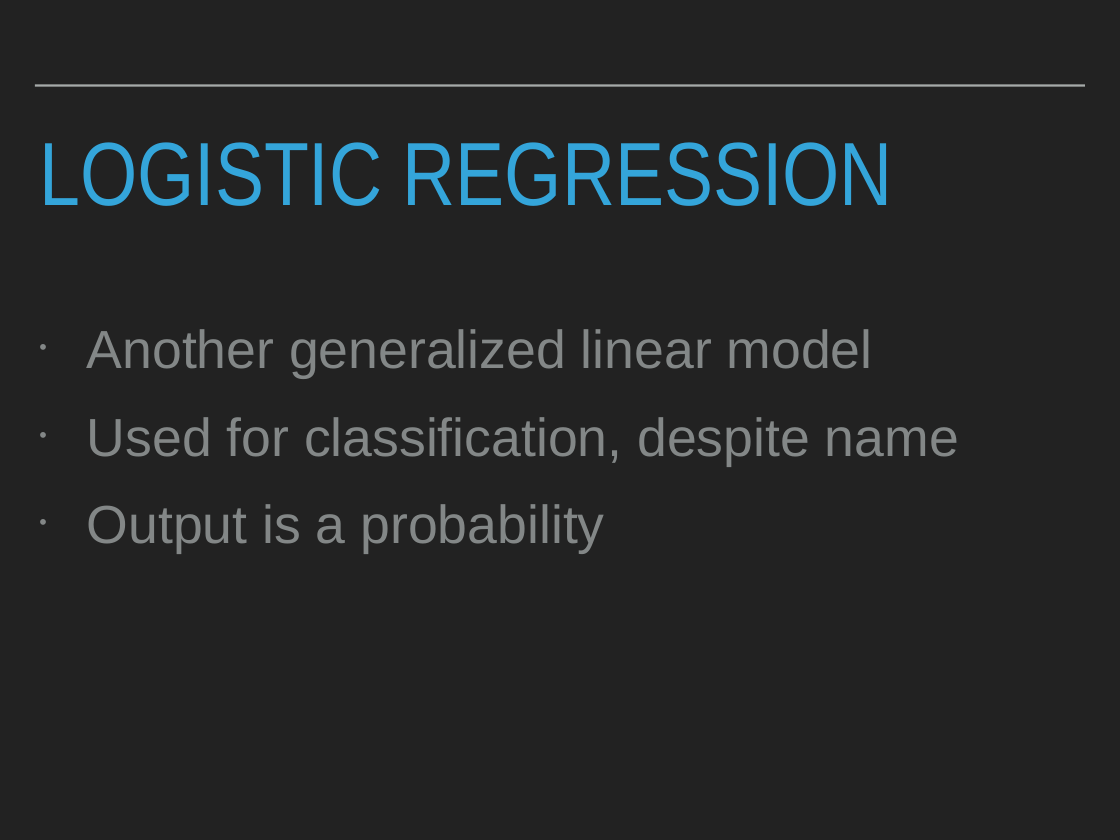
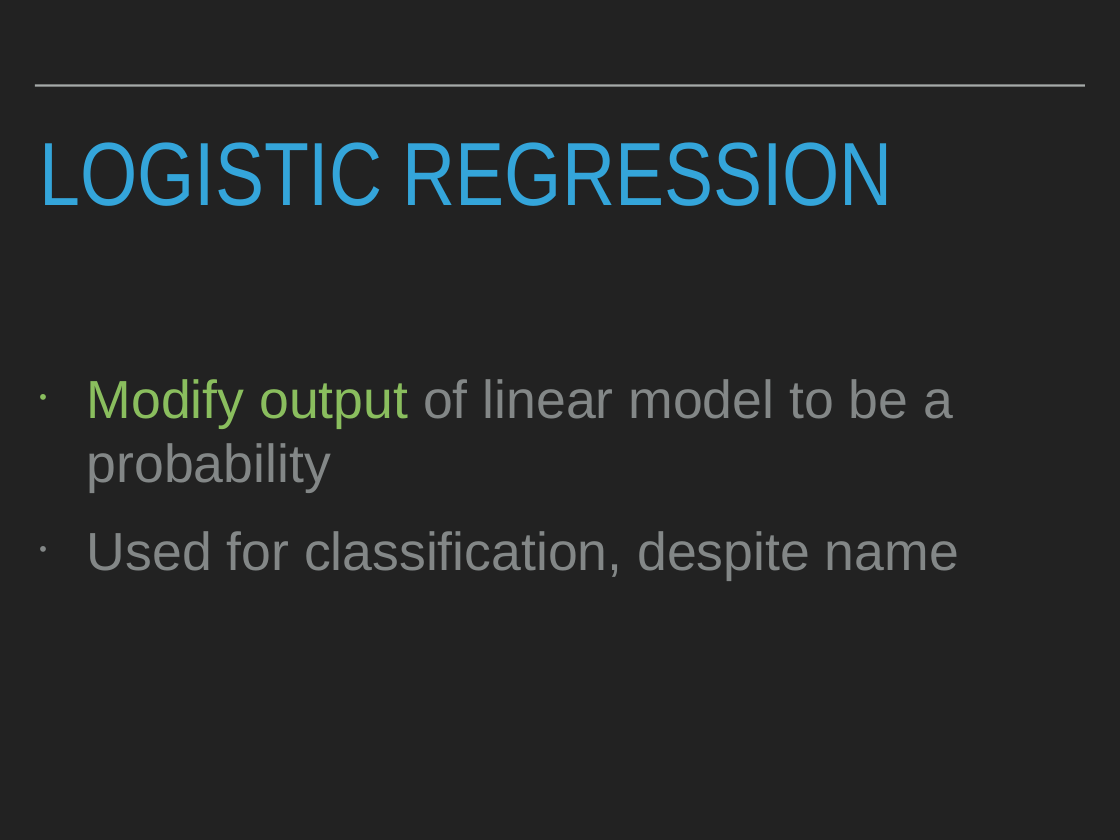
Before and after one commit to patricks1/noble-machine-learning, a slide deck: slide 7 of Session3/Session3_Slides.pptx (slide 3 before the commit). Drawn at 1120x840 pixels with LibreOffice and Linux fonts; fonts in the diff are those of the drawing. Boxes give left, top, right and bottom in pixels: in the first picture for what was removed or moved away, otherwise in the second. Text is boxed around its words. In the diff, an @@ line names an element or a change of style, - is before the commit and + after.

```diff
--- a/Session3/Session3_Slides.pptx
+++ b/Session3/Session3_Slides.pptx
@@ text "Modify output of linear model ...": place and size @@
-text "Modify output of linear model ..." at (87,329,959,553)
+text "Modify output of linear model ..." at (87,379,959,580)
@@ text at (87,379,953,492): text changed @@
-• Another generalized linear model
+• Modify output of linear model to be a probability
@@ text at (87,504,605,553): paragraph removed @@
-• Output is a probability
```
Also in this commit, not shown: 5 other slides changed, 15 slides added, 3 slides removed, 3 other files.
